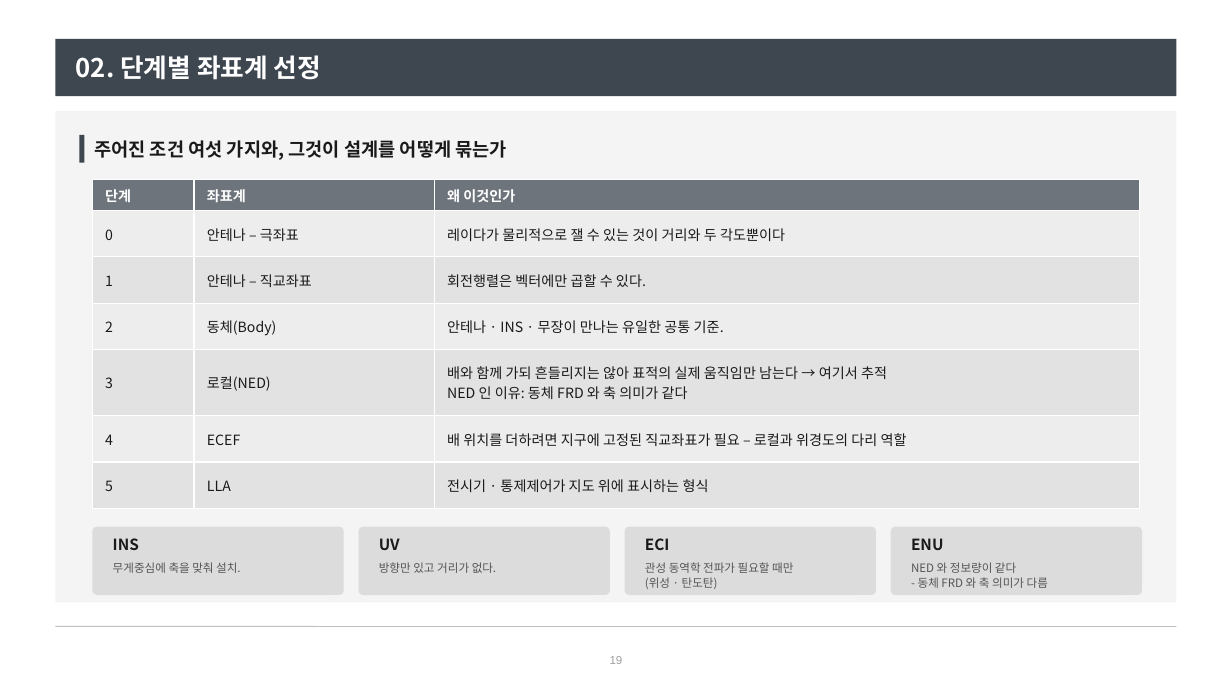
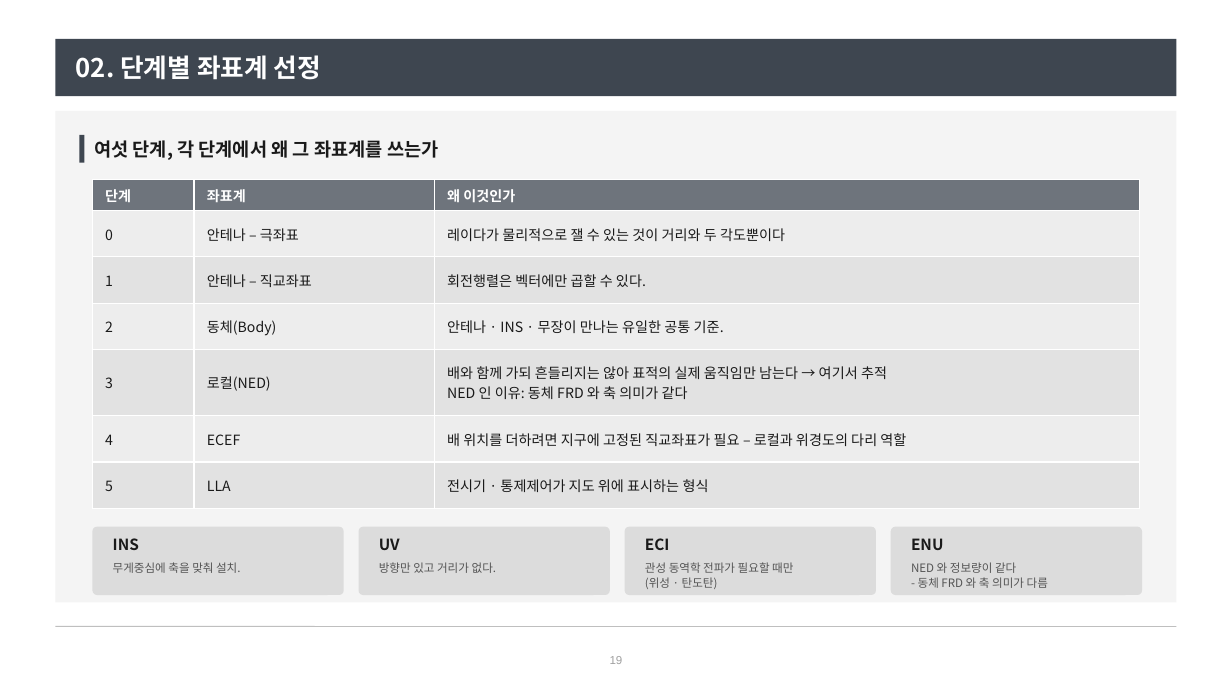
Before and after one commit to harley-hwan/radar-sw-study, a slide deck: slide 19 of Part2_CoordFrames/ref/산출물/좌표계와_좌표변환.pptx. Drawn at 1232x693 pixels with LibreOffice and Linux fonts; fonts in the diff are those of the drawing. Boxes give left, top, right and bottom in pixels: in the first picture for what was removed or moved away, otherwise in the second. Text is boxed around its words. In the diff, an @@ line names an element or a change of style, - is before the commit and + after.

```diff
--- a/Part2_CoordFrames/ref/산출물/좌표계와_좌표변환.pptx
+++ b/Part2_CoordFrames/ref/산출물/좌표계와_좌표변환.pptx
@@ text at box(94, 140, 438, 160): text changed @@
-주어진 조건 여섯 가지와, 그것이 설계를 어떻게 묶는가
+여섯 단계, 각 단계에서 왜 그 좌표계를 쓰는가
```
Also in this commit, not shown: 15 other slides changed, 1 other file.
